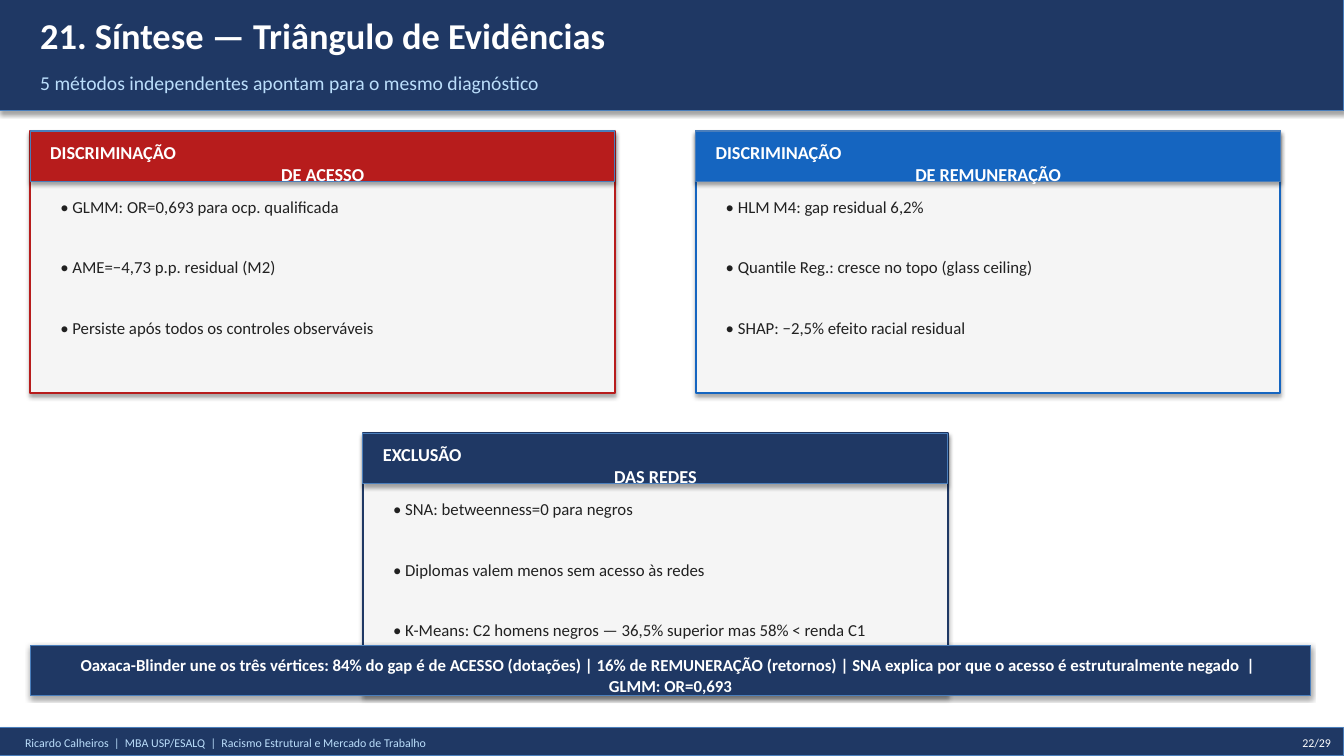
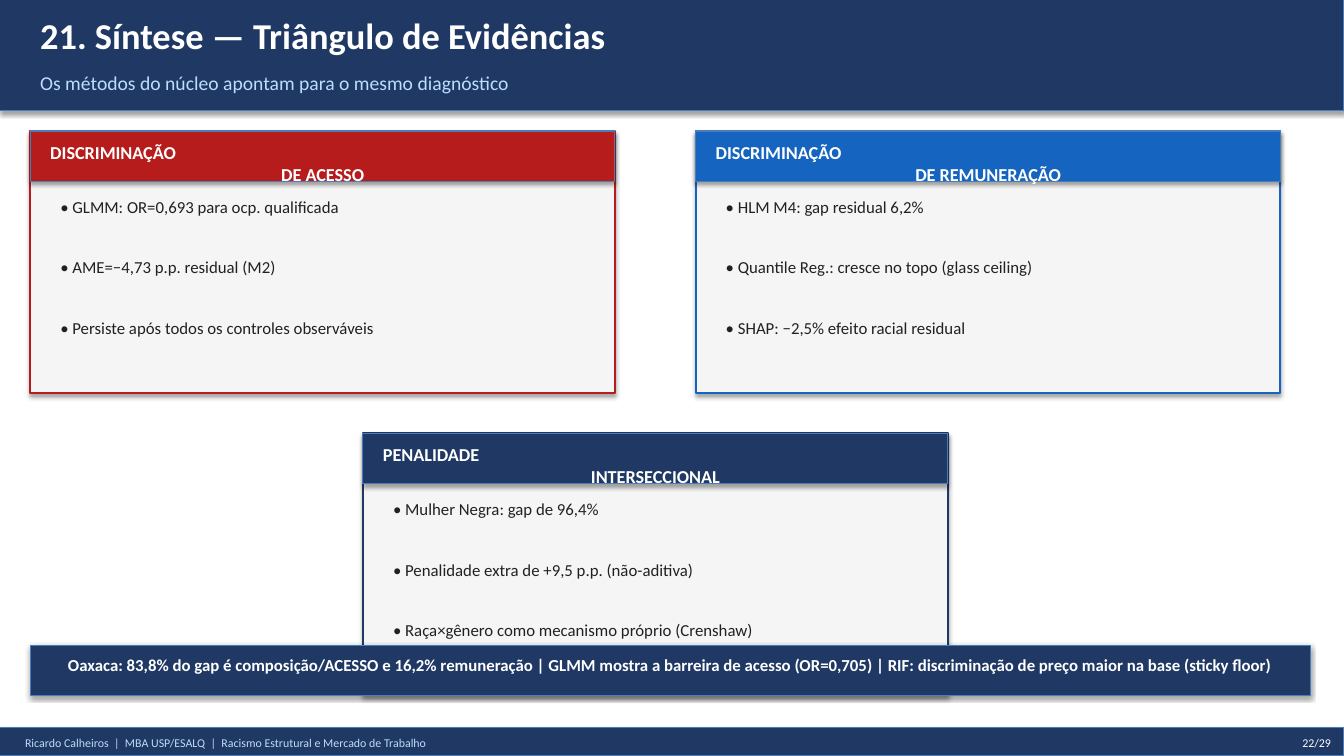
Before and after one commit to rickinrj-ux/ProjetoRacismoPNAD, a slide deck: slide 17 of entregaveis/apresentacao_tcc.pptx (slide 22 before the commit). Drawn at 1344x756 pixels with LibreOffice and Linux fonts; fonts in the diff are those of the drawing. Boxes give left, top, right and bottom in pixels: in the first picture for what was removed or moved away, otherwise in the second. Text is boxed around its words. In the diff, an @@ line names an element or a change of style, - is before the commit and + after.

```diff
--- a/entregaveis/apresentacao_tcc.pptx
+++ b/entregaveis/apresentacao_tcc.pptx
@@ text at box(40, 76, 509, 94): text changed @@
-5 métodos independentes apontam para o mesmo diagnóstico
+Os métodos do núcleo apontam para o mesmo diagnóstico
@@ text at box(383, 449, 720, 488): text changed @@
-EXCLUSÃO
-DAS REDES
+PENALIDADE
+INTERSECCIONAL
@@ text at box(405, 503, 599, 518): text changed @@
-• SNA: betweenness=0 para negros
+• Mulher Negra: gap de 96,4%
@@ text at box(405, 564, 693, 579): text changed @@
-• Diplomas valem menos sem acesso às redes
+• Penalidade extra de +9,5 p.p. (não-aditiva)
@@ text at box(405, 624, 752, 639): text changed @@
-• K-Means: C2 homens negros — 36,5% superior mas 58% < renda C1
+• Raça×gênero como mecanismo próprio (Crenshaw)
@@ text at box(68, 658, 1271, 674): text changed @@
-Oaxaca-Blinder une os três vértices: 84% do gap é de ACESSO (dotações) | 16% de REMUNERAÇÃO (retornos) | SNA explica por que o acesso é estruturalmente negado | GLMM: OR=0,693
+Oaxaca: 83,8% do gap é composição/ACESSO e 16,2% remuneração | GLMM mostra a barreira de acesso (OR=0,705) | RIF: discriminação de preço maior na base (sticky floor)
```
Also in this commit, not shown: 4 other slides changed, 10 slides removed, 4 other files.
